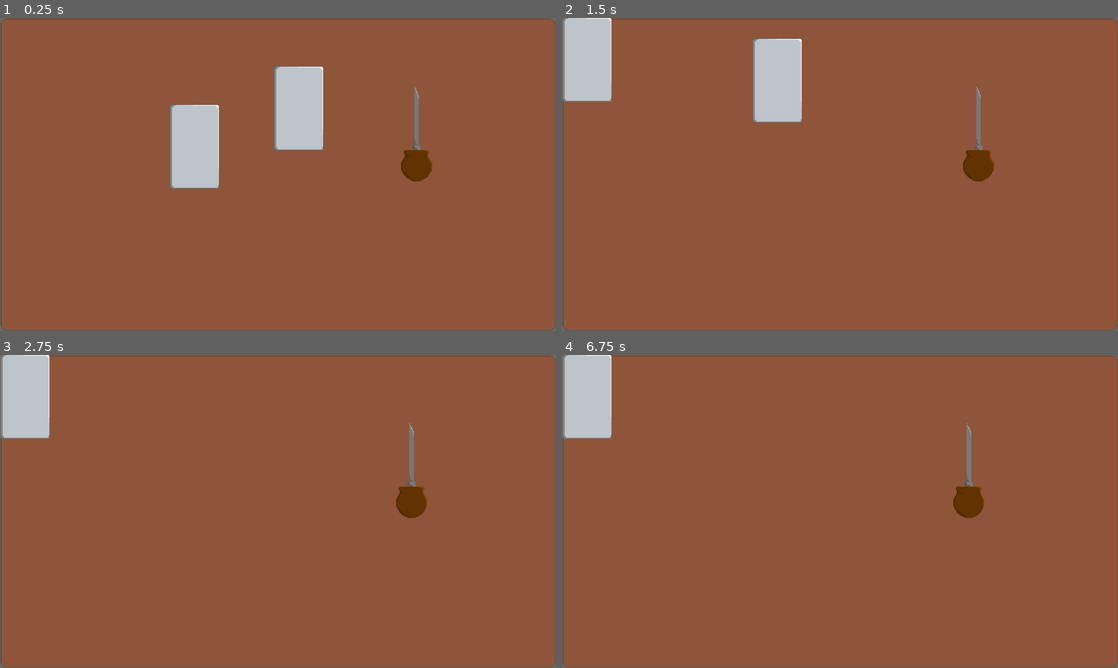
Above: before the commit, frames 1-4 (two rows, left to right).
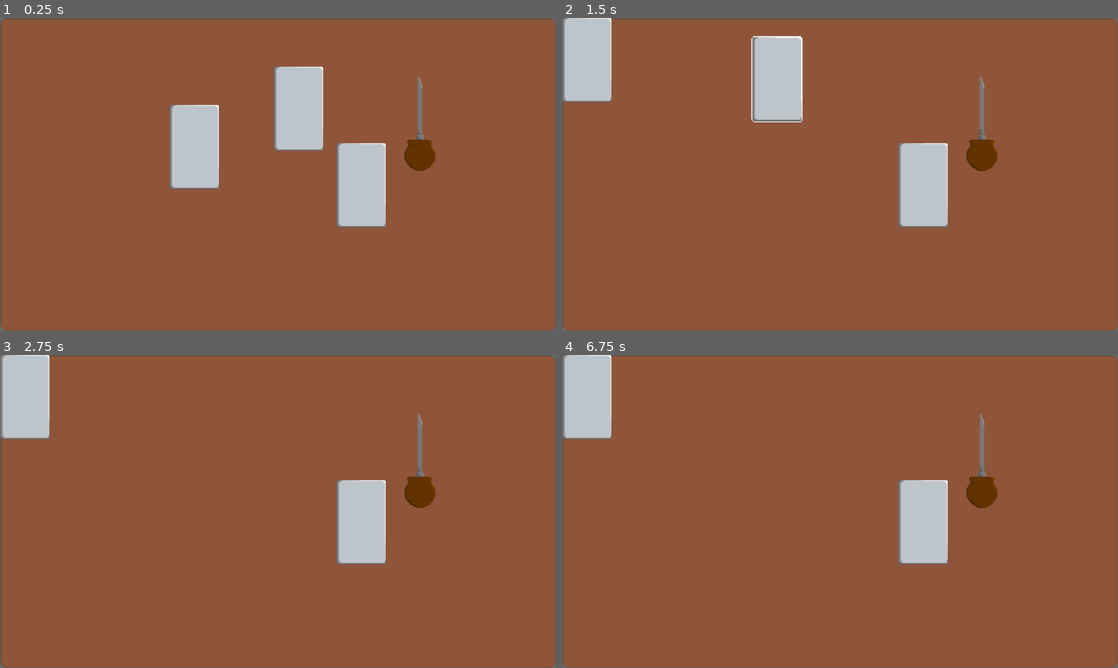
Above: after the commit, the same moments.

Repository: Uzui2012/SilverBarsGame
Game: Godot game, scene res://Scenes/Game.tscn
Same seed, same stepped clock (60 frames per second), same inputs: the game is played once before the commit and once after it.
Inputs (mouse positions are in pixels of both pictures, inside the frame that each line leads up to):
- Up to frame 1 (0.25 s): no input
- Up to frame 2 (1.5 s): tap Enter at 0.5 s; drag from (756, 146) to (562, 18) at 0.52 s; tap Space at 1.25 s; drag from (862, 108) to (562, 18) at 1.27 s
- Up to frame 3 (2.75 s): tap Enter at 2 s; move the mouse to (417, 473) at 2.02 s; click (417, 473) at 2.1 s
- Up to frame 4 (6.75 s): tap Space at 2.75, 4.25 s; drag from (812, 574) to (673, 464) at 2.77 s; tap Enter at 3.5 s; move the mouse to (1006, 558) at 3.52 s; click (1006, 558) at 3.6 s; tap Escape (ui_cancel) at 4.15 s; drag from (673, 464) to (1006, 558) at 4.27 s; move the mouse to (867, 511) at 5.02 s; click (867, 511) at 5.1 s; drag from (756, 433) to (728, 527) at 5.77 s; move the mouse to (962, 495) at 6.52 s; click (962, 495) at 6.6 s

The runs differ from the first frame. In frame 1, 3.1% of the frame differs, in the area x 60-79%, y 18-67%; in frame 2, 3.3%, in the area x 34-79%, y 5-67%; in frame 3, 3.2%; in frame 4, 3.3%.

Commit message:
Implemented better item stack logic, Engraver-Bar selection, Simple camera zoom on selection, Simple bar sounds, Simple item select highlight, Few more tweaks

Diff:
--- a/Scenes/Bar.tscn
+++ b/Scenes/Bar.tscn
@@ -1,6 +1,6 @@
 [gd_scene load_steps=4 format=2]
 
-[ext_resource path="res://Scripts/Item.gd" type="Script" id=1]
+[ext_resource path="res://Scripts/Bar.gd" type="Script" id=1]
 [ext_resource path="res://Assets/bar_1.png" type="Texture" id=2]
 
 [sub_resource type="RectangleShape2D" id=1]
@@ -11,7 +11,7 @@
 input_pickable = true
 script = ExtResource( 1 )
 
-[node name="Sprite" type="Sprite" parent="."]
+[node name="BarSprite" type="Sprite" parent="."]
 position = Vector2( 2.38419e-07, -2.38419e-07 )
 scale = Vector2( 2, 2 )
 texture = ExtResource( 2 )
--- /dev/null
+++ b/Scenes/Camera2D.gd
@@ -0,0 +1,18 @@
+extends Camera2D
+
+var default_pos
+
+func _ready():
+	default_pos = self.position
+
+func _process(delta):
+	pass
+
+func zoom_on(item):
+	print(item)
+	print(item.position)
+	self.position = item.position
+
+
+func zoom_out():
+	self.position = default_pos
--- a/Scenes/Engraver.tscn
+++ b/Scenes/Engraver.tscn
@@ -1,17 +1,17 @@
 [gd_scene load_steps=3 format=2]
 
 [ext_resource path="res://Assets/graver_01.png" type="Texture" id=1]
-[ext_resource path="res://Scripts/Item.gd" type="Script" id=2]
+[ext_resource path="res://Scripts/Engraver.gd" type="Script" id=2]
 
 [node name="Engraver" type="KinematicBody2D"]
 script = ExtResource( 2 )
 
-[node name="Graver01" type="Sprite" parent="."]
+[node name="GraverSprite" type="Sprite" parent="."]
 scale = Vector2( 2.032, 2 )
 texture = ExtResource( 1 )
 
 [node name="CollisionPolygon2D" type="CollisionPolygon2D" parent="."]
-polygon = PoolVector2Array( -10, 22, -10, 32, -29, 32, -29,  …(579 unchanged characters)…  8, 32, 8, 22, 6, 22, 6, 20, 4, 20, 4, -96, 2, -96, 2, -102, 0, -102, 0, -106, -2, -106, -2, -110, -4, -110, -4, -114, -6, -114, -6, 20, -8, 20, -8, 22 )
+polygon = PoolVector2Array( -10, 22, -10, 32, -29, 32, -29,  …(579 unchanged characters)…  8, 32, 8, 22, 6, 22, 6, 20, 4, 20, 4, -4, -6, -4, -6, 20, -8, 20, -8, 22 )
 
 [connection signal="mouse_entered" from="." to="." method="mouse_entered"]
 [connection signal="mouse_exited" from="." to="." method="mouse_exited"]
--- a/Scenes/Game.tscn
+++ b/Scenes/Game.tscn
@@ -6,6 +6,7 @@
 [ext_resource path="res://Assets/desk_1.png" type="Texture" id=4]
 [ext_resource path="res://Scenes/Engraver.tscn" type="PackedScene" id=5]
 [ext_resource path="res://Scripts/Border.gd" type="Script" id=6]
+[ext_resource path="res://Scenes/Camera2D.gd" type="Script" id=7]
 
 [sub_resource type="CircleShape2D" id=1]
 
@@ -26,6 +27,7 @@
 
 [node name="Desk1" type="Sprite" parent="."]
 position = Vector2( 6.10352e-05, 6.10352e-05 )
+z_index = -5
 texture = ExtResource( 4 )
 centered = false
 
@@ -72,11 +74,23 @@
 
 [node name="Bar1" parent="." instance=ExtResource( 3 )]
 position = Vector2( 448, 296 )
+z_as_relative = false
 
 [node name="Bar2" parent="." instance=ExtResource( 3 )]
 position = Vector2( 688, 208 )
+z_as_relative = false
+
+[node name="Bar3" parent="." instance=ExtResource( 3 )]
+position = Vector2( 832, 384 )
+z_as_relative = false
 
 [node name="Engraver" parent="." instance=ExtResource( 5 )]
-position = Vector2( 960, 272 )
+position = Vector2( 968, 248 )
+z_as_relative = false
 collision_layer = 2
 input_pickable = true
+
+[node name="Camera2D" type="Camera2D" parent="."]
+position = Vector2( 640, 360 )
+current = true
+script = ExtResource( 7 )
--- /dev/null
+++ b/Scripts/Bar.gd
@@ -0,0 +1,35 @@
+extends "res://Scripts/Item.gd"
+
+var unclicked = preload("res://Assets/bar_1.png")
+var clicked = preload("res://Assets/bar_2.png")
+var sfx_pickup = load("res://Assets/SFX/pickup_bar_2.wav")
+var sfx_putdown = load("res://Assets/SFX/putdown_bar_2.wav")
+
+onready var engraver_sprite = get_node("BarSprite")
+
+var sound_player := AudioStreamPlayer.new()
+
+func _ready():
+	add_child(sound_player)
+
+func _input_event(viewport, event, shape_idx):
+
+	if event is InputEventMouseButton:
+		if chosen:
+			engraver_sprite.set_texture(clicked)
+			sound_player.stream = sfx_pickup
+			sound_player.play()
+
+		else:
+			engraver_sprite.set_texture(unclicked)
+			sound_player.stream = sfx_putdown
+			sound_player.play()
+	elif event is InputEventMouseMotion:
+		if !mouse_in or !chosen or !dragging:
+			engraver_sprite.set_texture(unclicked)
+			#sound_player.stream = sfx_putdown
+			#sound_player.play()
+
+func _physics_process(delta):
+	if !dragging:
+		engraver_sprite.set_texture(unclicked)
--- /dev/null
+++ b/Scripts/Engraver.gd
@@ -0,0 +1,22 @@
+extends "res://Scripts/Item.gd"
+
+var unclicked = preload("res://Assets/graver_01.png")
+var clicked = preload("res://Assets/graver_02.png")
+
+onready var engraver_sprite = get_node("GraverSprite")
+
+func _input_event(viewport, event, shape_idx):
+
+	if event is InputEventMouseButton:
+		if chosen:
+			engraver_sprite.set_texture(clicked)
+
+		else:
+			engraver_sprite.set_texture(unclicked)
+	elif event is InputEventMouseMotion:
+		if !mouse_in or !chosen or !dragging:
+			engraver_sprite.set_texture(unclicked)
+
+func _physics_process(delta):
+	if !dragging:
+		engraver_sprite.set_texture(unclicked)
--- a/Scripts/Game.gd
+++ b/Scripts/Game.gd
@@ -6,9 +6,13 @@
 
 # Called when the node enters the scene tree for the first time.
 func _ready():
-	for i in range(0, 2):
-		var item = item_scene.instance()
-		add_item(item)
+	for child in self.get_children():
+		if child is KinematicBody2D:
+			add_item(child)
+
+func _process(delta):
+	if (Input.is_action_just_pressed("ui_cancel")):
+		get_node("Camera2D").zoom_out()
 
 func add_item(item):
 	item_stack.append(item)
@@ -18,6 +22,7 @@
 		i.z_index = count
 
 		count += 1
+	#print(item_stack)
 
 func push_item_to_top(item):
 	item_stack.erase(item)
--- a/Scripts/Item.gd
+++ b/Scripts/Item.gd
@@ -7,58 +7,57 @@
 var dir
 var dragging
 var new_position = Vector2()
-var chosen_offset_up = Vector2(5,-5)
-var chosen_offset_down = Vector2(-5,5)
 
 var momentum = Vector2()
+
+var offset = Vector2(400,-700)
+var onset = Vector2(-400,700)
 
 var mouse_in = false
 var chosen = false
 
+func round_vec_to_dec(vec, digit):
+	return Vector2(round(vec.x * pow(10.0, digit)) / pow(10.0, digit), round(vec.y * pow(10.0, digit)) / pow(10.0, digit) )
+
 func _input(event):
 	# Handling the mouse click input event - clicked or unclicked
 	if event is InputEventMouseButton:
-		# Given the mouse button is clicked, this paper is chosen, and the mouse is in frame?
-		print("-------------")
-		print("Collider ID: ", get_instance_id())
-		print("chosen: ", chosen)
-		print("event.is_pressed(): ", event.is_pressed())
-		print("mouse_in var: ", mouse_in)
-		print("-------------")
-		if chosen and event.is_pressed() && mouse_in:
+		# Given the mouse button is clicked, this item is chosen, and the mouse is in frame?
+		#print("-------------")
+		#print("Collider ID: ", get_instance_id())
+		#print("chosen: ", chosen)
+		#print("event.is_pressed(): ", event.is_pressed())
+		#print("mouse_in var: ", mouse_in)
+		#print("-------------")
+		if chosen and event.is_pressed() and mouse_in and event.button_index == BUTTON_LEFT:
+			move_and_slide(offset*0.7)
 			# 'get_viewport()' gets the current ViewPort, that can get the current mouse position.
 			var mouse_pos = get_viewport().get_mouse_position()
-
 			# 'position' is the position of THIS object.
 			# '.distance_to(x)' gives the distance scaler from object to x.
-			# We have calculated the scaler distance between the position of the Paper and the
+			# We have calculated the scaler distance between the position of the Item and the
 			# position of the mouse.
 			dragging_distance = position.distance_to(mouse_pos)
-
 			# '.normalized()' is a method of a Vector2D, that provides the unit vector (direction).
-			# So, here we are getting the direction between the position of the Paper and the
+			# So, here we are getting the direction between the position of the Item and the
 			# position of the mouse.
 			dir = (mouse_pos - position).normalized()
-
-			# Just set our internal flag to true - yes we are dragging this current Paper.
+			# Just set our internal flag to true - yes we are dragging this current Item.
 			dragging = true
-
 			# Calculate the new position by getting the difference between the current mouse
 			# position and the scaled directional vector of the current object.
 			new_position = mouse_pos - dragging_distance * dir
 
-			move_and_slide(position + chosen_offset_up)
-
-		# Given typically the mouse is unclicked, but also when this paper is unchosen, nor the mouse is in frame?
-
+		# Given typically the mouse is unclicked, but also when this item is unchosen, nor the mouse is in frame?
 		else:
-			if chosen and !event.is_pressed() && mouse_in:
-				move_and_slide((position + chosen_offset_down) * Vector2(-1, 1))
-			dragging = false
-			chosen = false
+			if event.button_index == BUTTON_LEFT:
+				if chosen and !event.is_pressed() and mouse_in:
+					move_and_slide(onset*0.7)
+				dragging = false
+				chosen = false
 
 	elif event is InputEventMouseMotion:
-		# Given the dragging flag is set to true (we are actively clicked on this paper),
+		# Given the dragging flag is set to true (we are actively clicked on this item),
 		if dragging:
 			# 'get_viewport()' gets the current ViewPort, that can get the current mouse position.
 			var mouse_pos = get_viewport().get_mouse_position()
@@ -66,13 +65,14 @@
 
 # Called on every physics calculation during game loop
 func _physics_process(delta):
-	# Given we are currently draggin this paper
+	# Given we are currently draggin this item
 	if dragging:
 		# Moves the body along the input vector
-		move_and_slide((chosen_offset_up + new_position  - position) * Vector2(30, 30))
-		momentum = new_position  - position + chosen_offset_up
-		print(momentum)
-
+		move_and_slide((new_position  - position) * Vector2(30, 30))
+		#move_and_slide((new_position  - position) )
+		momentum = new_position  - position #+ chosen_offset_up
+		#print(momentum)
+	# We've let go of the item
 	else:
 		move_and_slide(momentum * momentum_scaler )
 		momentum = momentum * drag
--- a/Scripts/ItemGetter.gd
+++ b/Scripts/ItemGetter.gd
@@ -1,17 +1,18 @@
 extends Area2D
 
+var time = 0
 
 func _ready():
 	pass
 
 func _process(delta):
+	time = time + 1
 	position = get_global_mouse_position()
 	var count = len(get_overlapping_bodies())
 
 	if (count == 0):
 		pass
 	elif (count == 1):
-
 		get_overlapping_bodies()[0].chosen()
 		if (Input.is_action_just_pressed("mouse_click")):
 			get_parent().push_item_to_top(get_overlapping_bodies()[0])
@@ -19,6 +20,7 @@
 	else:
 		var max_index = -1
 		var top_item = null
+
 		for b in get_overlapping_bodies():
 			if (b.z_index > max_index):
 				max_index = b.z_index
@@ -28,5 +30,19 @@
 		for b in get_overlapping_bodies():
 			if b != top_item:
 				b.chosen = false
+
 		if (Input.is_action_just_pressed("mouse_click")):
 			get_parent().push_item_to_top(top_item)
+
+		if (Input.is_action_just_released("mouse_click")):
+			var covered_item = null
+
+			var temp_idx = -1
+			for b in get_overlapping_bodies():
+				if (b.z_index < get_parent().item_stack[-1].z_index):
+					if(b.z_index > temp_idx):
+						temp_idx = b.z_index
+						covered_item = b
+
+			if top_item.name == "Engraver":
+				get_parent().get_node("Camera2D").zoom_on(covered_item)
Not shown, added: Assets/SFX/pickup_bar_1.wav.import
Not shown, added: Assets/SFX/pickup_bar_2.wav.import
Not shown, added: Assets/SFX/putdown_bar_1.wav.import
Not shown, added: Assets/SFX/putdown_bar_2.wav.import
Binary file added: Assets/bar_2.png
Not shown, added: Assets/bar_2.png.import
Binary file added: Assets/graver_02.png
Not shown, added: Assets/graver_02.png.import
Not shown: 1 places in Scenes/Game.tscn that only renumber resources
Binary file added: UnrenderedAssets/bar_2.aseprite
Binary file added: UnrenderedAssets/graver_02.aseprite
Not shown, added: UnrenderedAssets/graver_02.png.import
(and 4 more such lines)
